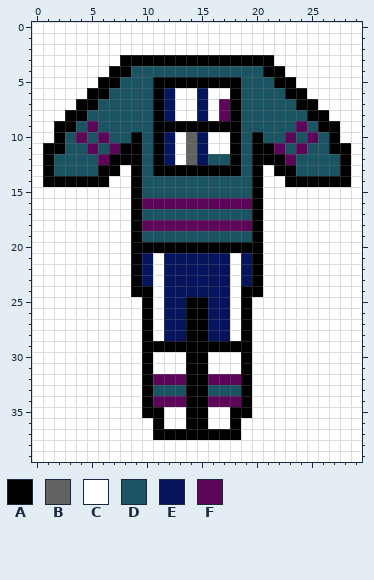
One commit to this pixel-art sprite: public/assets/cos-img/pro-shop-110017.png. Above, as it was before the edit.
The file is 300x400 pixels, drawn in blocks of 10x10; one block is one cell here. Colours within 5 levels of each other are drawn and written as one.
Palette (. is transparent): A #000000  B #616262  C #ffffff  D #1a5362  E #06145d  F #5d0659
Pixels before, first column x 0:
 0 CCCCCCCCCCCCCCCCCCCCCCCCCCCCCC
 1 CCCCCCCCCCCCCCCCCCCCCCCCCCCCCC
 2 CCCCCCCCCCCCCCCCCCCCCCCCCCCCCC
 3 CCCCCCCCAAAAAAAAAAAAAACCCCCCCC
 4 CCCCCCCAADDDDDDDDDDDDAACCCCCCC
 5 CCCCCCAADDDAAAAAAAADDDAACCCCCC
 6 CCCCCAADDDDAECCECCADDDDAACCCCC
 7 CCCCAADDDDDAECCECFADDDDDAACCCC
 8 CCCAADDDDDDAECCECFADDDDDDAACCC
 9 CCAADFDDDDDAAAAAAAADDDDDFDAACC
10 CCADFDFDDADAECBECCADADDFDFDACC
11 CAADDFDFAADAECBECCADAAFDFDDAAC
12 CADDDDFAAADAECBEDDADAAAFDDDDAC
13 CADDDDAACADAAAAAAAADACAADDDDAC
14 CAAAAAACCADDDDDDDDDDACCAAAAAAC
15 CCCCCCCCCADDDDDDDDDDACCCCCCCCC
16 CCCCCCCCCAFFFFFFFFFFACCCCCCCCC
17 CCCCCCCCCADDDDDDDDDDACCCCCCCCC
18 CCCCCCCCCAFFFFFFFFFFACCCCCCCCC
19 CCCCCCCCCADDDDDDDDDDACCCCCCCCC
20 CCCCCCCCCAAAAAAAAAAAACCCCCCCCC
21 CCCCCCCCCAECEEEEEECEACCCCCCCCC
22 CCCCCCCCCAECEEEEEECEACCCCCCCCC
23 CCCCCCCCCAECEEEEEECEACCCCCCCCC
24 CCCCCCCCCAACEEEEEECAACCCCCCCCC
25 CCCCCCCCCCACEEAAEECACCCCCCCCCC
26 CCCCCCCCCCACEEAAEECACCCCCCCCCC
27 CCCCCCCCCCACEEAAEECACCCCCCCCCC
28 CCCCCCCCCCACEEAAEECACCCCCCCCCC
29 CCCCCCCCCCAAAAAAAAAACCCCCCCCCC
30 CCCCCCCCCCACCCAACCCACCCCCCCCCC
31 CCCCCCCCCCACCCAACCCACCCCCCCCCC
32 CCCCCCCCCCAFFFAAFFFACCCCCCCCCC
33 CCCCCCCCCCADDDAADDDACCCCCCCCCC
34 CCCCCCCCCCAFFFAAFFFACCCCCCCCCC
35 CCCCCCCCCCAACCAACCAACCCCCCCCCC
36 CCCCCCCCCCCACCAACCACCCCCCCCCCC
37 CCCCCCCCCCCAAAAAAAACCCCCCCCCCC
38 CCCCCCCCCCCCCCCCCCCCCCCCCCCCCC
39 CCCCCCCCCCCCCCCCCCCCCCCCCCCCCC
Once edited:
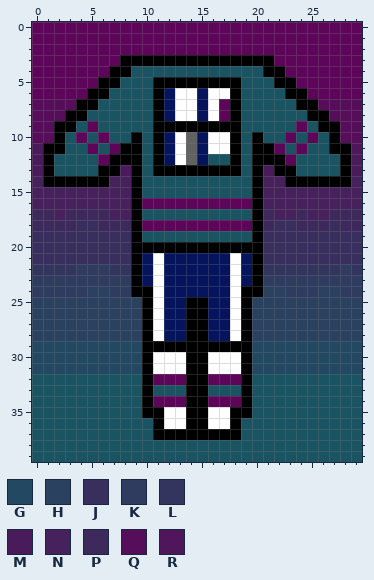
Colours new in this view: G #234861  H #2a4160  J #392f5e  K #2f3b5f  L #34355e  M #4a1b5b  N #46215c  P #3e295d  Q #560e5a  R #50165b
The author wrote: fixed loss jerser
From old to new:
y 0..2: x 0..29 CCCCCCCCCCCCCCCCCCCCCCCCCCCCCC -> FFFFFFFFFFFFFFFFFFFFFFFFFFFFFF
y 3: x 0..7 CCCCCCCC -> FFFFFFFF; x 22..29 CCCCCCCC -> FFFFFFFF
y 4: x 0..6 CCCCCCC -> FFFFFFF; x 23..29 CCCCCCC -> FFFFFFF
y 5: x 0..5 CCCCCC -> FFFFFF; x 24..29 CCCCCC -> FFFFFF
y 6: x 0..4 CCCCC -> FFFFF; x 25..29 CCCCC -> FFFFF
y 7: x 0..3 CCCC -> QQQQ; x 26..29 CCCC -> QQQQ
y 8: x 0..2 CCC -> QQQ; x 27..29 CCC -> QQQ
y 9..10: x 0..1 CC -> QQ; x 28..29 CC -> QQ
y 11: x 0 C -> M; x 29 C -> R
y 12: x 0 C -> M; x 29 C -> M
y 13: x 0 C -> M; x 8 C -> M; x 21 C -> M; x 29 C -> M
y 14: x 0 C -> N; x 7..8 CC -> NN; x 21..22 CC -> NN; x 29 C -> N
y 15..16: x 0..8 CCCCCCCCC -> NNNNNNNNN; x 21..29 CCCCCCCCC -> NNNNNNNNN
y 17: x 0..8 CCCCCCCCC -> PPNPPPPNN; x 21..29 CCCCCCCCC -> PNNPNNPPP
y 18: x 0..8 CCCCCCCCC -> PPPPJJPPP; x 21..29 CCCCCCCCC -> PJJPPPJPP
y 19..21: x 0..8 CCCCCCCCC -> JJJJJJJJJ; x 21..29 CCCCCCCCC -> JJJJJJJJJ
y 22: x 0..8 CCCCCCCCC -> LLLLKKKLL; x 21..29 CCCCCCCCC -> LLLLLLLKL
y 23: x 0..8 CCCCCCCCC -> KKKKKKKKK; x 21..29 CCCCCCCCC -> KKKKKKKKK
y 24: x 0..8 CCCCCCCCC -> KKKKKHHKK; x 21..29 CCCCCCCCC -> HHKKKHHKK
y 25..28: x 0..9 CCCCCCCCCC -> HHHHHHHHHH; x 20..29 CCCCCCCCCC -> HHHHHHHHHH
y 29..31: x 0..9 CCCCCCCCCC -> GGGGGGGGGG; x 20..29 CCCCCCCCCC -> GGGGGGGGGG
y 32..35: x 0..9 CCCCCCCCCC -> DDDDDDDDDD; x 20..29 CCCCCCCCCC -> DDDDDDDDDD
y 36..37: x 0..10 CCCCCCCCCCC -> DDDDDDDDDDD; x 19..29 CCCCCCCCCCC -> DDDDDDDDDDD
y 38..39: x 0..29 CCCCCCCCCCCCCCCCCCCCCCCCCCCCCC -> DDDDDDDDDDDDDDDDDDDDDDDDDDDDDD
Changed places in both pictures, as pixel boxes (x1, y1, x2, y2):
changed: (32, 22, 362, 462)
